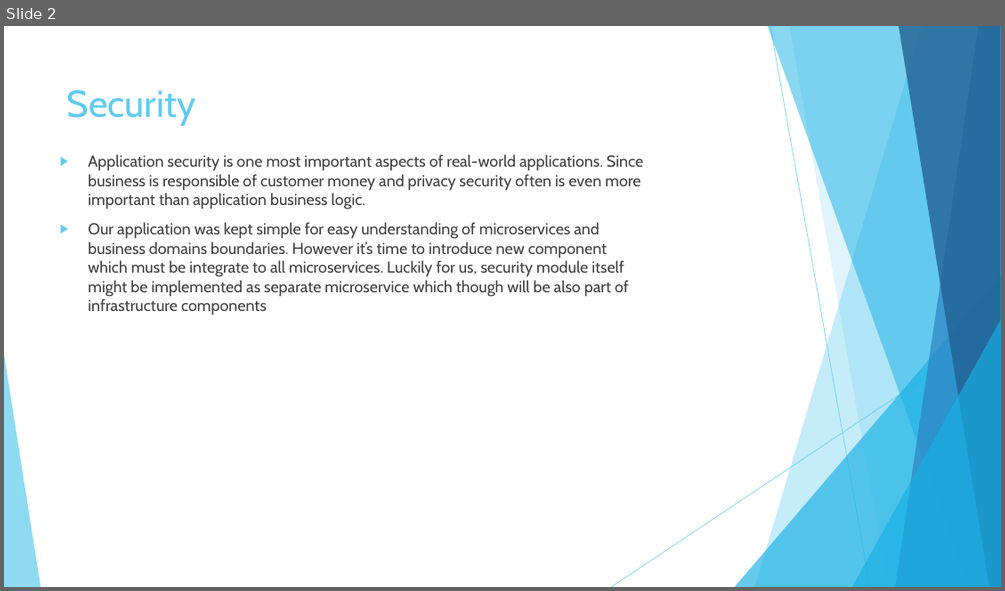
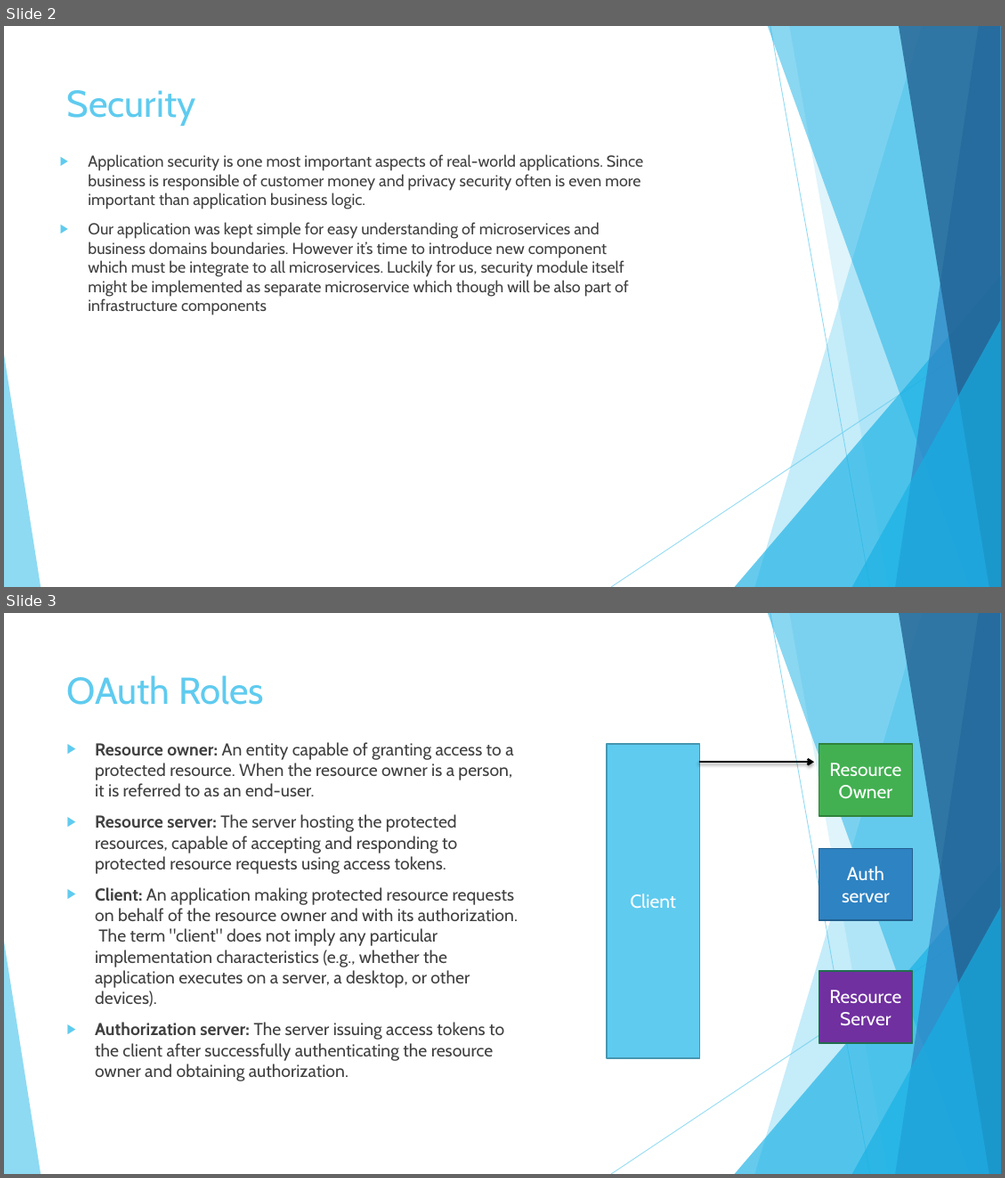
Before and after one commit to vlytsus/springboot-cloud-demo-one, a slide deck: docs/Introduction_To_Microservices_Part_4_security.pptx. Shown one above the other, each under a label of ours: slide 2 before the commit, slides 2 and 3 after it. The pictures are 1005x591 and 1005x1178 pixels, drawn with LibreOffice and Linux fonts; fonts in the diff are those of the drawing. Boxes give left, top, right and bottom in pixels: in the first picture for what was removed or moved away, otherwise in the second. Text is boxed around its words. In the diff, an @@ line names an element or a change of style, - is before the commit and + after.

```diff
--- a/docs/Introduction_To_Microservices_Part_4_security.pptx
+++ b/docs/Introduction_To_Microservices_Part_4_security.pptx
@@ slide 3 added at bbox=[4, 613, 1001, 1174], background #FFFFFF; not listed: 10 template elements that a slide beside it also shows @@
@@ title added at bbox=[67, 675, 264, 705], 36 pt, text #5FCBEF @@
+OAuth Roles
@@ text added at bbox=[95, 742, 518, 1081], 16.6 pt, text #404040 @@
+▶ Resource owner: An entity capable of granting access to a protected resource. When the resource owner is a person, it is referred to as an end-user.
+▶ Resource server: The server hosting the protected resources, capable of accepting and responding to protected resource requests using access tokens.
+▶ Client: An application making protected resource requests on behalf of the resource owner and with its authorization. The term "client" does not imply any particular implementation characteristics (e.g., whether the application executes on a server, a desktop, or other devices).
+▶ Authorization server: The server issuing access tokens to the client after successfully authenticating the resource owner and obtaining authorization.
@@ rectangle added at bbox=[607, 744, 700, 1058], fill #5FCBEF, outline #4696B1 1.5 pt, 18 pt, text #FFFFFF @@
+Client
@@ rectangle added at bbox=[819, 744, 913, 816], fill #42B051, outline #31823C 1.5 pt, 18 pt, text #FFFFFF @@
+Resource Owner
@@ arrow added from (700, 762) to (814, 762), #000000 2 pt @@
@@ rectangle added at bbox=[819, 849, 913, 920], fill #2E83C3, outline #226190 1.5 pt, 18 pt, text #FFFFFF @@
+Auth server
@@ rectangle added at bbox=[819, 971, 913, 1043], fill #7030A0, outline #226D4F 1.5 pt, 18 pt, text #FFFFFF @@
+Resource Server
```
Also in this commit, not shown: 3 other slides added.
